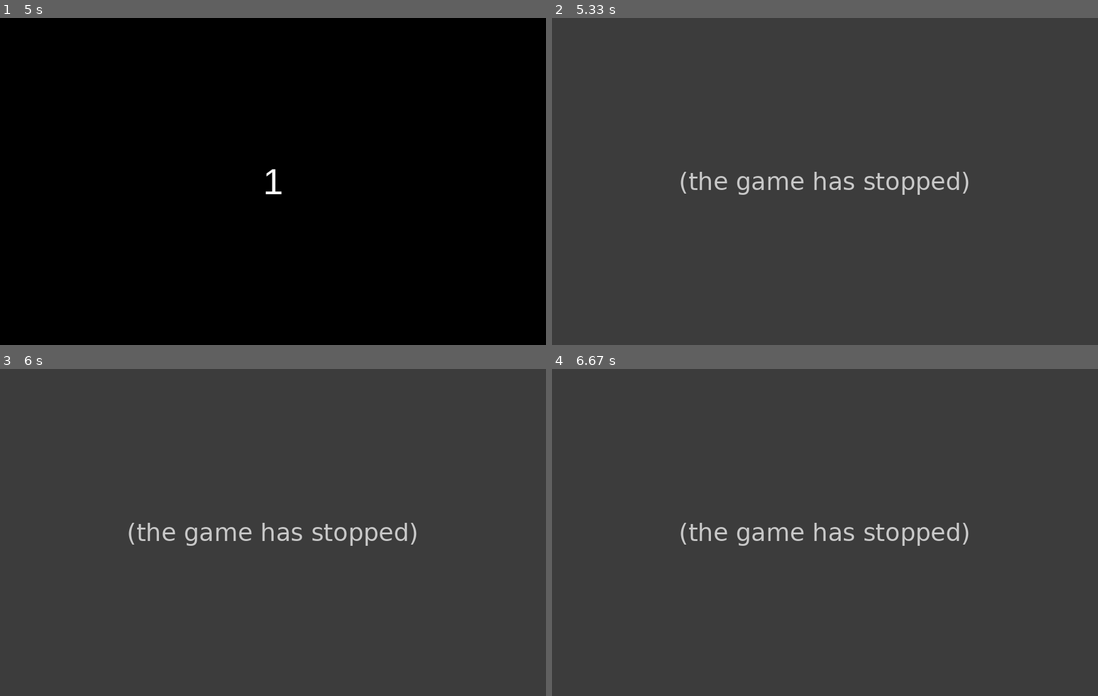
Above: before the commit, frames 1-4 (two rows, left to right).
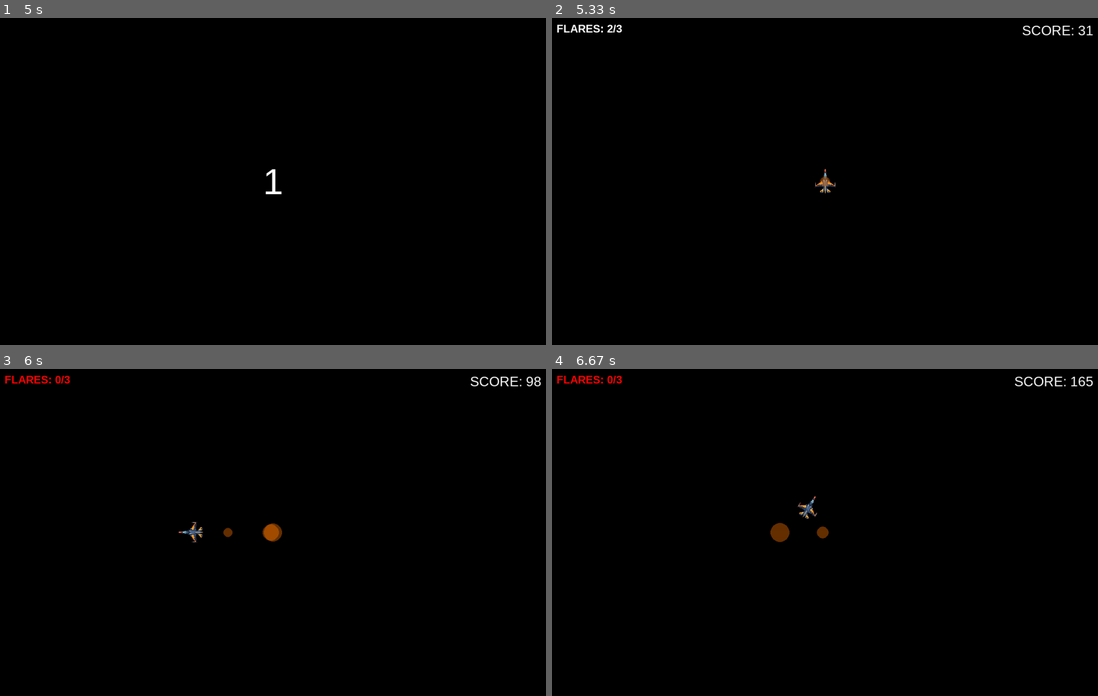
Above: after the commit, the same moments.

Repository: jinjini000/Missile_Dodge_Game
Game: pygame game, started from pygamehomework.py
The game is run twice, just before and just after one commit, with the same random seed, the same clock (stepped at 60 frames per second) and the same inputs.
Inputs:
- Up to frame 1 (5 s): no input
- Up to frame 2 (5.33 s): tap Space at 5.07 s
- Up to frame 3 (6 s): hold Left 5.4-5.87 s; tap Space at 5.47, 5.77, 5.97 s; hold Right from 5.9 s (still down)
- Up to frame 4 (6.67 s): tap Space at 6.27, 6.47 s; release Right at 6.37 s; hold Up from 6.4 s (still down)

Frame 1 is identical in both runs. In frame 2, 100% of the frame differs, in the area x 0-100%, y 0-100%; in frame 3, 100%; in frame 4, 100%.
Error before the commit: UnboundLocalError: cannot access local variable 'flares_remaining' where it is not associate...; the game stopped at 5.07 s (later frames are placeholders)

Commit message:
조금 객체지향

Diff:
--- a/pygamehomework.py
+++ b/pygamehomework.py
@@ -312,8 +312,58 @@
         text_rect.topleft = (10, 10)
         surface.blit(text_surface, text_rect)
 
-    # 게임 변수 초기화 함수
+
+
+class EventService():
+    def __init__(self):
+        self.colors = Colors()
+        self.fonts = Fonts()
+        self.consts = Consts()
+        self.func = Func()
+        self.mydisplay = MyDisplay()
+
+class Main():
+    def __init__(self):
+        self.clock = pygame.time.Clock()
+        self.colors = Colors()
+        self.fonts = Fonts()
+        self.consts = Consts()
+        self.func = Func()
+        self.mydisplay = MyDisplay()
+        self.eventService = EventService()
+        self.img = ImgLoad()
+        self.running = True
+
+        # 게임 변수 초기화 함수
     def reset_game(self):
+            global game_state, countdown_start_time, score, game_start_time
+            global player_x, player_y, player_vx, player_vy
+            global missiles, next_missile_score
+            global warning_active, warning_start_time, spawn_position
+            global first_missile_spawned
+            global flares, flares_remaining
+
+            game_state = self.consts.game_state_countdown
+            countdown_start_time = pygame.time.get_ticks()
+            score = 0
+            game_start_time = 0
+
+            player_x = self.consts.player_x_start
+            player_y = self.consts.player_y_start
+            player_vx = 0.0
+            player_vy = 0.0
+
+            missiles = []
+            flares = []
+            flares_remaining = self.consts.max_flares
+            next_missile_score = self.consts.score_spawn_interval
+            warning_active = False
+            warning_start_time = 0
+            first_missile_spawned = False
+
+
+    def run(self):
+        self.reset_game()
         global game_state, countdown_start_time, score, game_start_time
         global player_x, player_y, player_vx, player_vy
         global missiles, next_missile_score
@@ -321,76 +371,26 @@
         global first_missile_spawned
         global flares, flares_remaining
 
-        game_state = self.consts.game_state_countdown
-        countdown_start_time = pygame.time.get_ticks()
-        score = 0
-        game_start_time = 0
-
-        player_x = self.consts.player_x_start
-        player_y = self.consts.player_y_start
-        player_vx = 0.0
-        player_vy = 0.0
-
-        missiles = []
-        flares = []
-        flares_remaining = self.consts.max_flares
-        next_missile_score = self.consts.score_spawn_interval
-        warning_active = False
-        warning_start_time = 0
-        first_missile_spawned = False
-
-class EventService():
-    def __init__(self):
-        self.colors = Colors()
-        self.fonts = Fonts()
-        self.consts = Consts()
-        self.func = Func()
-        self.mydisplay = MyDisplay()
-
-    def do_event(self, running, current_time):
-        for event in pygame.event.get():
-            if event.type == pygame.QUIT:
-                running = False
-
-            if game_state == self.consts.game_state_gameover and event.type == pygame.KEYDOWN:
-                if event.key == pygame.K_SPACE:
-                    self.reset_game()
-
-            # --- 스페이스바 플레어 발사 로직 (횟수 제한 적용) ---
-            if game_state == self.consts.game_state_playing and event.type == pygame.KEYDOWN:
-                if event.key == pygame.K_SPACE:
-                    if flares_remaining > 0:
-                        flare_x = player_x + self.consts.player_size // 2
-                        flare_y = player_y + self.consts.player_size // 2
-                        new_flare = Flare(flare_x, flare_y, current_time)
-                        flares.append(new_flare)
-                        flares_remaining -= 1
-
-class Main():
-    def __init__(self):
         self.running = True
-        self.clock = pygame.time.Clock()
-        self.colors = Colors()
-        self.fonts = Fonts()
-        self.consts = Consts()
-        self.func = Func()
-        self.mydisplay = MyDisplay()
-        self.eventService = EventService()
-        self.img = ImgLoad()
-
-
-    def run(self):
-        self.func.reset_game()
-        global game_state, countdown_start_time, score, game_start_time
-        global player_x, player_y, player_vx, player_vy
-        global missiles, next_missile_score
-        global warning_active, warning_start_time, spawn_position
-        global first_missile_spawned
-        global flares, flares_remaining
         while self.running:
             current_time = pygame.time.get_ticks()
-
-            self.eventService.do_event(self.running, current_time)
+            for event in pygame.event.get():
+                if event.type == pygame.QUIT:
+                    self.running = False
+
+                if game_state == self.consts.game_state_gameover and event.type == pygame.KEYDOWN:
+                    if event.key == pygame.K_r:
+                        self.reset_game()
+
+                # --- 스페이스바 플레어 발사 로직 (횟수 제한 적용) ---
+                if game_state == self.consts.game_state_playing and event.type == pygame.KEYDOWN:
+                    if event.key == pygame.K_SPACE:
+                        if flares_remaining > 0:
+                            flare_x = player_x + self.consts.player_size // 2
+                            flare_y = player_y + self.consts.player_size // 2
+                            new_flare = Flare(flare_x, flare_y, current_time)
+                            flares.append(new_flare)
+                            flares_remaining -= 1
             keys = pygame.key.get_pressed()
 
             if game_state == self.consts.game_state_countdown:
@@ -409,6 +409,7 @@
                     self.func.draw_large_text(self.mydisplay.screen, "GO!", self.colors.red)
 
             elif game_state == self.consts.game_state_playing:
+
                 # 1. 점수 및 미사일 생성/경고 로직
                 time_elapsed_ms = current_time - game_start_time
                 score = int(time_elapsed_ms / 10)
@@ -462,7 +463,7 @@
                     missile.update(player_x, player_y, self.consts.player_size, flares)
 
                     player_rect = pygame.Rect(player_x, player_y, self.consts.player_size, self.consts.player_size)
-                    missile_rect = pygame.Rect(missile.x, missile.y, missile.size, missile.size * 2)
+                    missile_rect = pygame.Rect(missile.x, missile.y, missile.size*0.8, missile.size * 0.8)
 
                     if player_rect.colliderect(missile_rect):
                         is_hit = True
@@ -522,10 +523,13 @@
                 final_score_rect = final_score_surface.get_rect(center=(self.consts.screen_width // 2, self.consts.screen_height // 2 + 50))
                 self.mydisplay.screen.blit(final_score_surface, final_score_rect)
 
-                self.func.draw_score(self.mydisplay.screen, "Press SPACE to RESTART", self.colors.white, self.consts.screen_width // 2 + 200, self.consts.screen_height // 2 + 100)
+                self.func.draw_score(self.mydisplay.screen, "Press R to RESTART", self.colors.white, self.consts.screen_width // 2 + 200, self.consts.screen_height // 2 + 100)
 
             pygame.display.flip()
             self.clock.tick(60)
+
+
 main = Main()
+
 main.run()
 pygame.quit()
